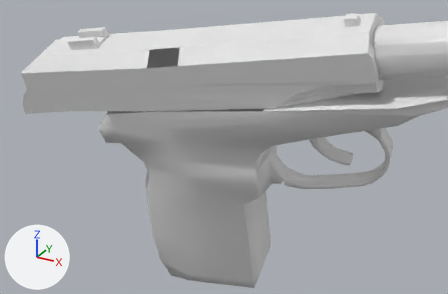
The OBJ model Vertex_Animation_Compiler/Assets/Makarov_Pistol_Reload168.obj as it was, and as the next commit left it.
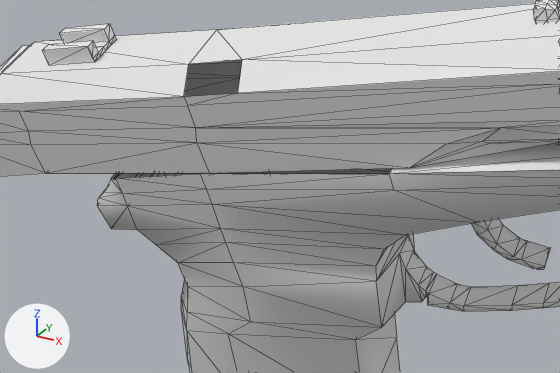
There are two pictures of each version: one from a 50 mm camera at (0.4639, -0.3076, 0.0098) aimed at (0.3664, -0.1304, -0.0788), one close up on the part from 10% to 80% of the width and 5% to 76% of the height. The axes (+X, +Y, +Z) are drawn at lower left. The lights are the same throughout. The close-ups show mesh edges as thin lines. Where no turn or scale is listed for an object, it has been applied to the vertices.

In view in the first close-up: 'Rest_of_the_gun_Sphere', 'Top_Slider_Sphere.001'.
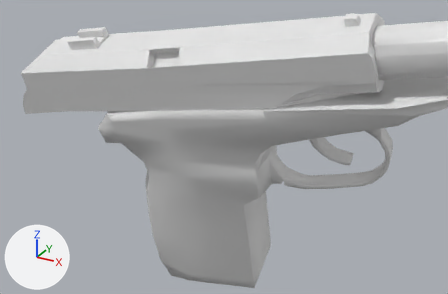
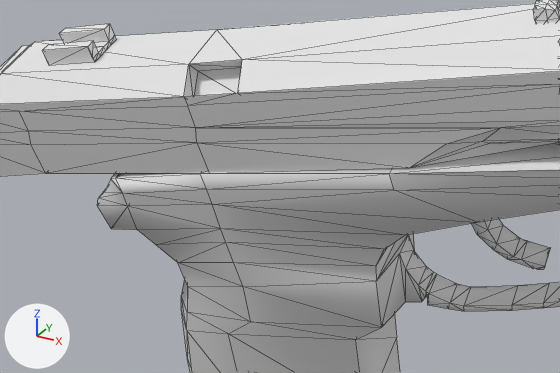
Boxes (x1, y1, x2, y2) around the edits, measured in the close-ups (560 x 373 px):
part 1 of me_rest_of_the_gun_sphere, added
    after: (111, 168, 392, 179)
part 2 of me_top_slider_sphere_001, added
    after: (184, 60, 242, 97)

Patch to the scene script:
```diff
--- a/Vertex_Animation_Compiler/Assets/Makarov_Pistol_Reload168.obj.py
+++ b/Vertex_Animation_Compiler/Assets/Makarov_Pistol_Reload168.obj.py
@@ me_rest_of_the_gun_sphere @@
 me_rest_of_the_gun_sphere.from_pydata(...)  # 272 vertices, 519 faces; spans x 0.3113..0.4581, y -0.1383..-0.0826, z -0.1591..-0.0256
 # used by ob_rest_of_the_gun_sphere; location = (0.0, 0.0, 0.0)
 # verts and faces of me_rest_of_the_gun_sphere; kept vertices keep their numbers, new ones are numbered from 272
 # before: 164 (0.3787, -0.1086, -0.0546), 166 (0.3204, -0.1383, -0.0722) at pixel (110, 178), 175 (0.3217, -0.1382, -0.0718) at pixel (115, 178), 178 (0.3822, -0.1325, -0.0618) at pixel (389, 173), 179 (0.3422, -0.1365, -0.0677) at pixel (200, 173)
 # before: 180 (0.3183, -0.1143, -0.0646), 181 (0.3387, -0.1126, -0.0605), 183 (0.3169, -0.1144, -0.065)
+# me_rest_of_the_gun_sphere part 1
+faces += [(164, 181, 179), (175, 179, 181), (166, 175, 183), (164, 179, 178), (175, 181, 180), (175, 180, 183)]
@@ me_top_slider_sphere_001 @@
 # used by ob_top_slider_sphere_001; location = (0.0, 0.0, 0.0)
-me_top_slider_sphere_001.from_pydata(...)  # 127 vertices, 227 faces; spans x 0.2787..0.418, y -0.1467..-0.1085, z -0.0779..-0.0286
+me_top_slider_sphere_001.from_pydata(...)  # 131 vertices, 237 faces; spans x 0.2787..0.418, y -0.1467..-0.1085, z -0.0779..-0.0286
+# me_top_slider_sphere_001 part 2
+# 4 vertices are added at (0.3541, -0.137, -0.0505), (0.3426, -0.1383, -0.0525), (0.3529, -0.1333, -0.0451), (0.3413, -0.1345, -0.0471)
+# 10 new faces join them
```
